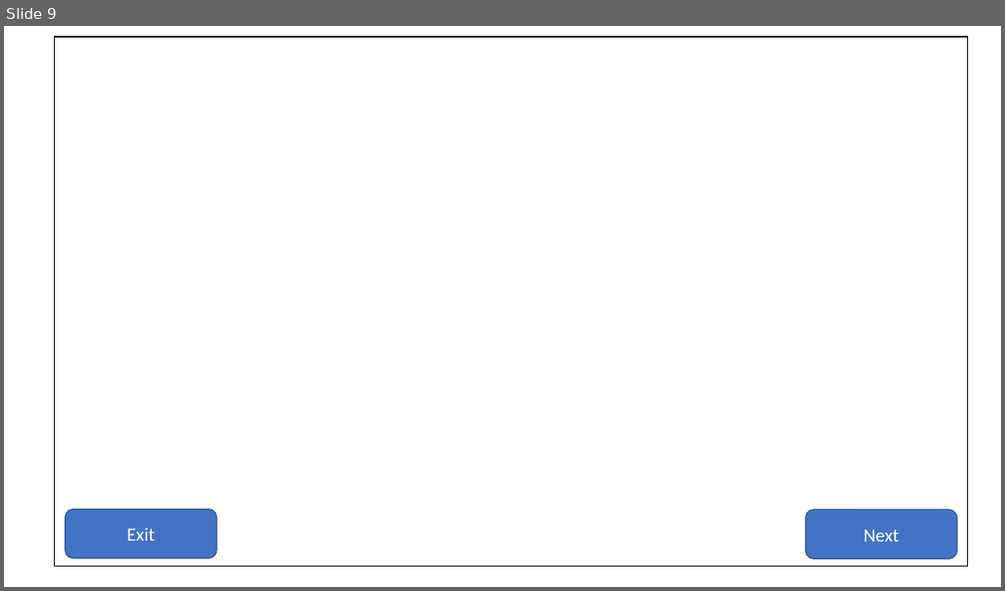
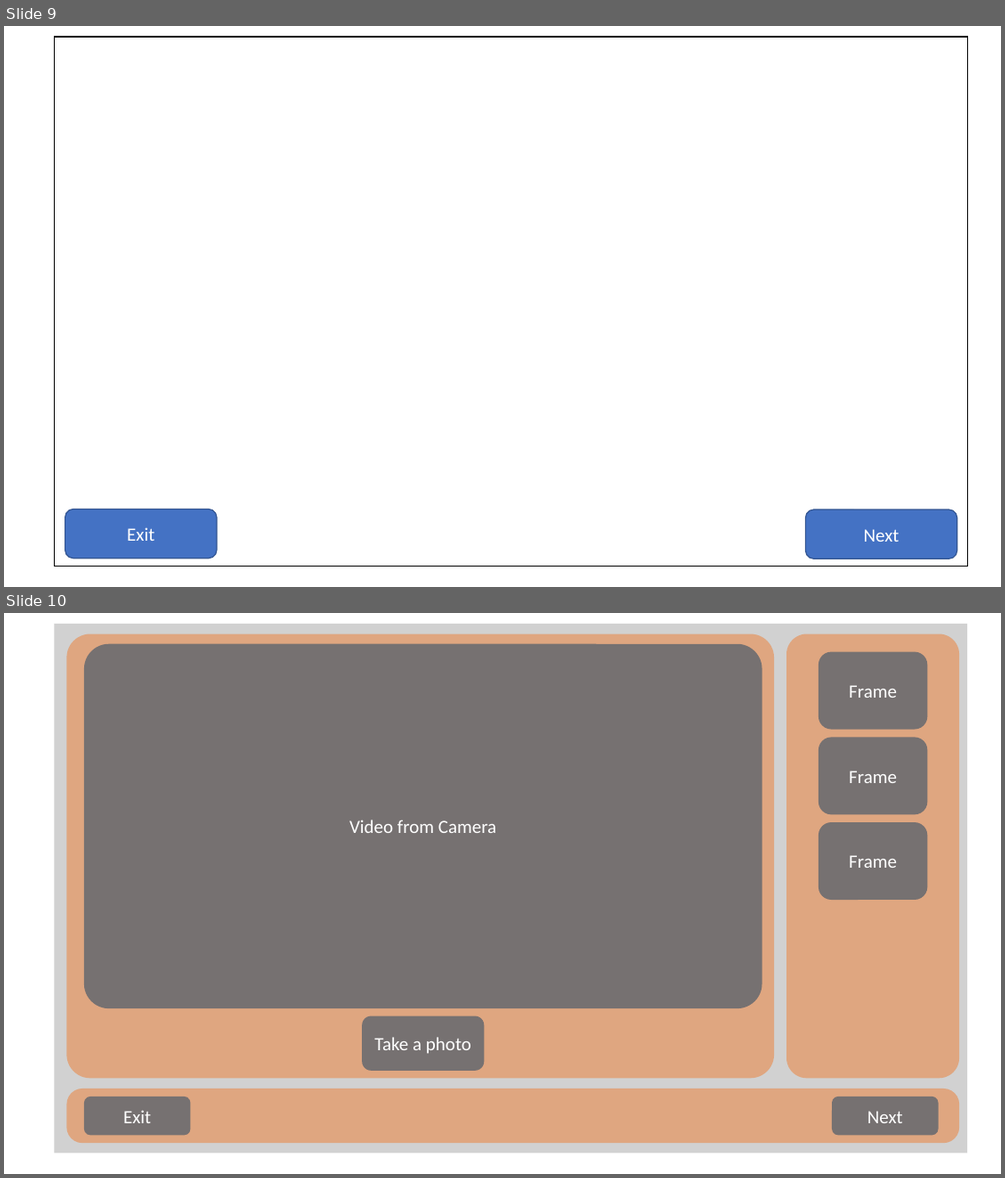
Before and after one commit to Kavies115/MMP-Sprites, a slide deck: dev/20230130/Consept for UI .pptx. Shown one above the other, each under a label of ours: slide 9 before the commit, slides 9 and 10 after it. The pictures are 1005x591 and 1005x1178 pixels, drawn with LibreOffice and Linux fonts; fonts in the diff are those of the drawing. Boxes give left, top, right and bottom in pixels: in the first picture for what was removed or moved away, otherwise in the second. Text is boxed around its words. In the diff, an @@ line names an element or a change of style, - is before the commit and + after.

```diff
--- a/dev/20230130/Consept for UI .pptx
+++ b/dev/20230130/Consept for UI .pptx
@@ slide 10 added at [4,613,1001,1174], background #FFFFFF @@
@@ rectangle added at [54,624,967,1153], fill #A5A5A5 at 50% opacity @@
@@ rounded rectangle added at [67,634,774,1078], fill #ED7D31 at 50% opacity @@
@@ rounded rectangle added at [787,634,960,1078], fill #ED7D31 at 50% opacity @@
@@ rounded rectangle added at [84,643,762,1008], fill #767171, 18 pt, text #FFFFFF @@
+Video from Camera
@@ rounded rectangle added at [818,652,928,730], fill #767171, 18 pt, text #FFFFFF @@
+Frame
@@ rounded rectangle added at [818,737,928,815], fill #767171, 18 pt, text #FFFFFF @@
+Frame
@@ rounded rectangle added at [818,822,928,900], fill #767171, 18 pt, text #FFFFFF @@
+Frame
@@ rounded rectangle added at [362,1016,484,1070], fill #767171, 18 pt, text #FFFFFF @@
+Take a photo
@@ rounded rectangle added at [67,1088,960,1143], fill #ED7D31 at 50% opacity @@
@@ rounded rectangle added at [84,1096,190,1135], fill #767171, 18 pt, text #FFFFFF @@
+Exit
@@ rounded rectangle added at [832,1096,938,1135], fill #767171, 18 pt, text #FFFFFF @@
+Next
```
Also in this commit, not shown: 7 other files.
